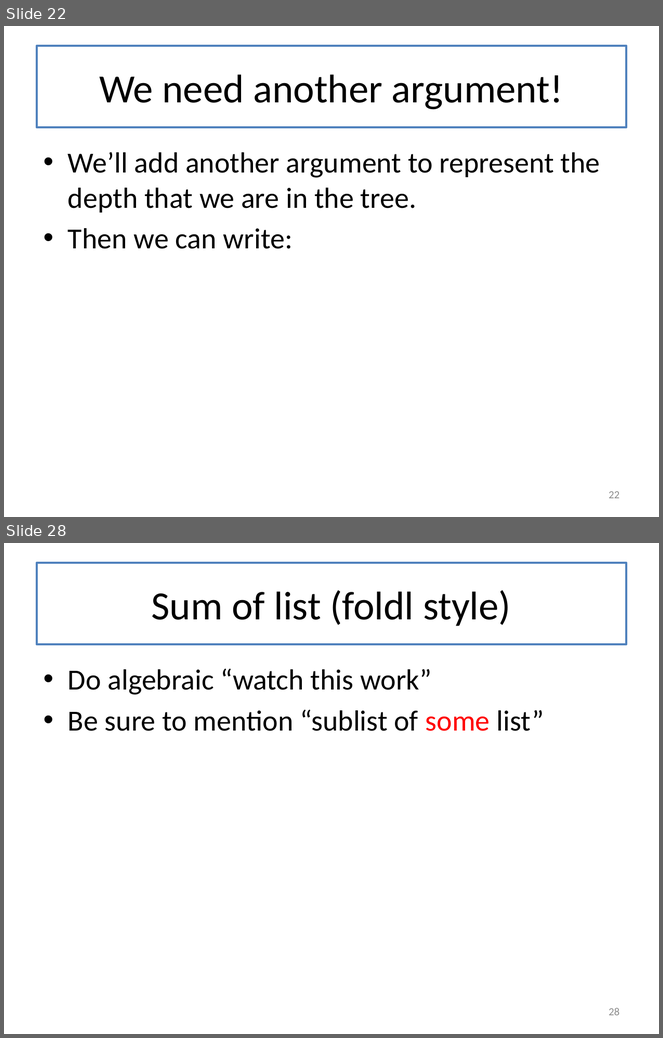
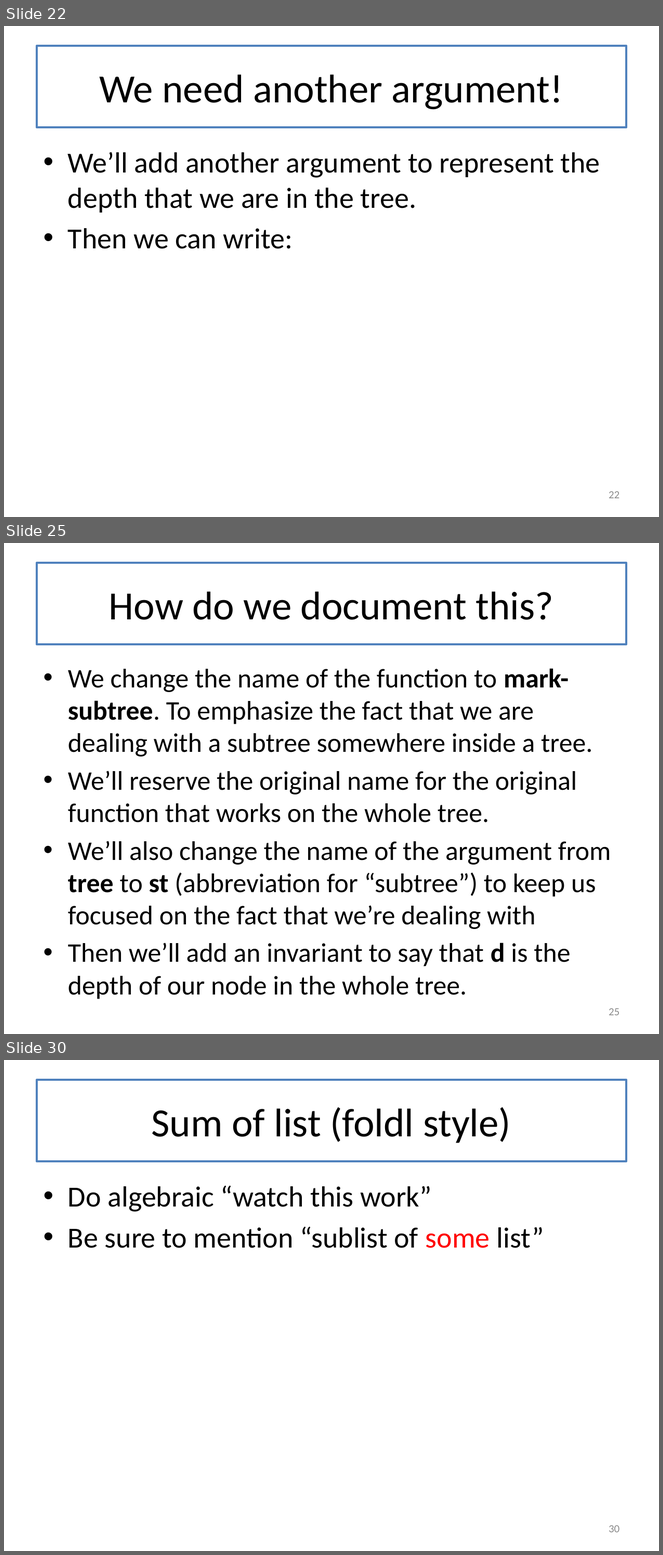
Before and after one commit to mwand/cs5010f17, a slide deck: Slides/Lesson 7.1-7.3 Invariants Combined.pptx. Shown one above the other, each under a label of ours: slides 22 and 28 before the commit, slides 22, 25 and 30 after it; the slides between them are not shown. The pictures are 663x1038 and 663x1555 pixels, drawn with LibreOffice and Linux fonts; fonts in the diff are those of the drawing. Boxes give left, top, right and bottom in pixels: in the first picture for what was removed or moved away, otherwise in the second. Text is boxed around its words. In the diff, an @@ line names an element or a change of style, - is before the commit and + after.

```diff
--- a/Slides/Lesson 7.1-7.3 Invariants Combined.pptx
+++ b/Slides/Lesson 7.1-7.3 Invariants Combined.pptx
@@ slide 25 added at <box>4,543,659,1034</box>, background #FFFFFF @@
@@ title added at <box>37,563,626,644</box>, fill #FFFFFF, outline #4F81BD 2.25 pt, 44 pt, text #000000 @@
+How do we document this?
@@ text added at <box>68,668,611,967</box>, 29.6 pt, text #000000 @@
+• We change the name of the function to mark-subtree. To emphasize the fact that we are dealing with a subtree somewhere inside a tree.
+• We’ll reserve the original name for the original function that works on the whole tree.
+• We’ll also change the name of the argument from tree to st (abbreviation for “subtree”) to keep us focused on the fact that we’re dealing with
+• Then we’ll add an invariant to say that d is the depth of our node in the whole tree.
@@ page number added at <box>609,1008,620,1016</box>, 12 pt, text #8C8C8C @@
+25
@@ what was slide 28 is now slide 30 @@
@@ page number at <box>609,1525,620,1533</box>: text changed @@
-28
+30
```
Also in this commit, not shown: 9 slides changed, 2 other slides added, 1 slide removed, 1 other file.
